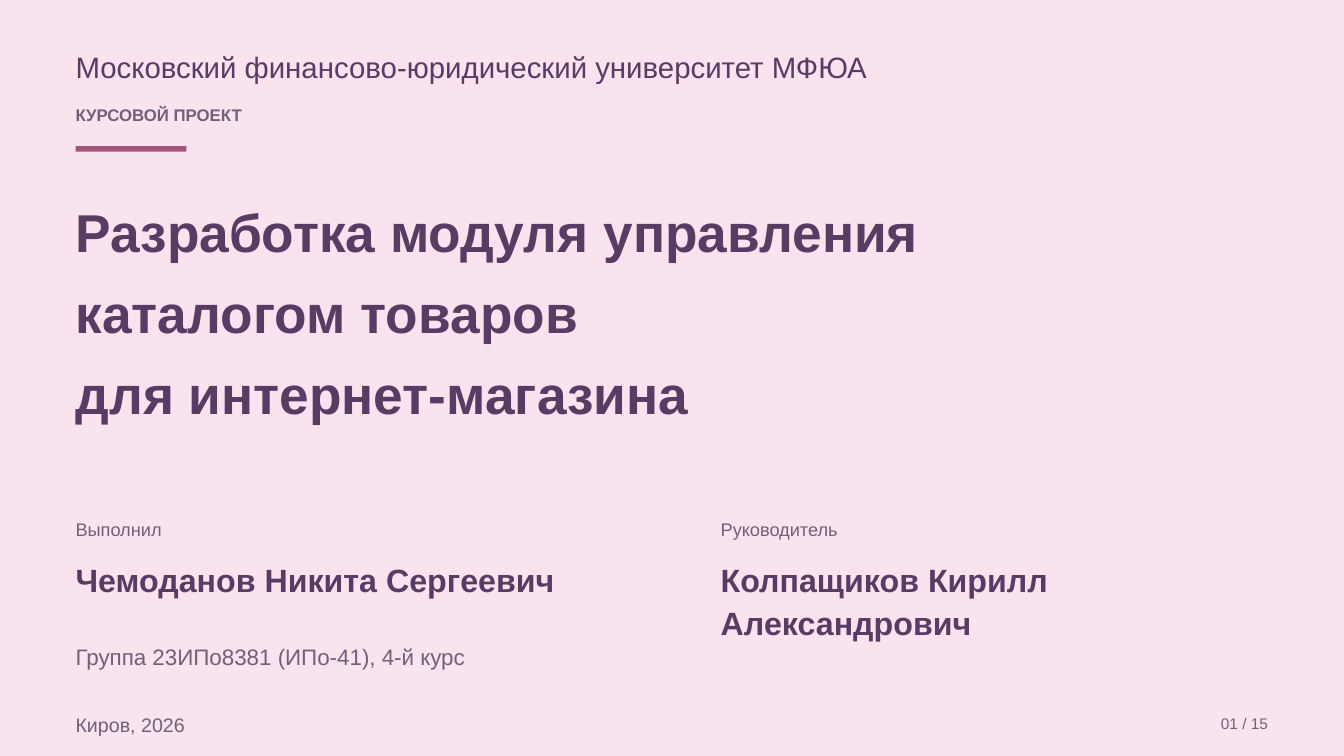
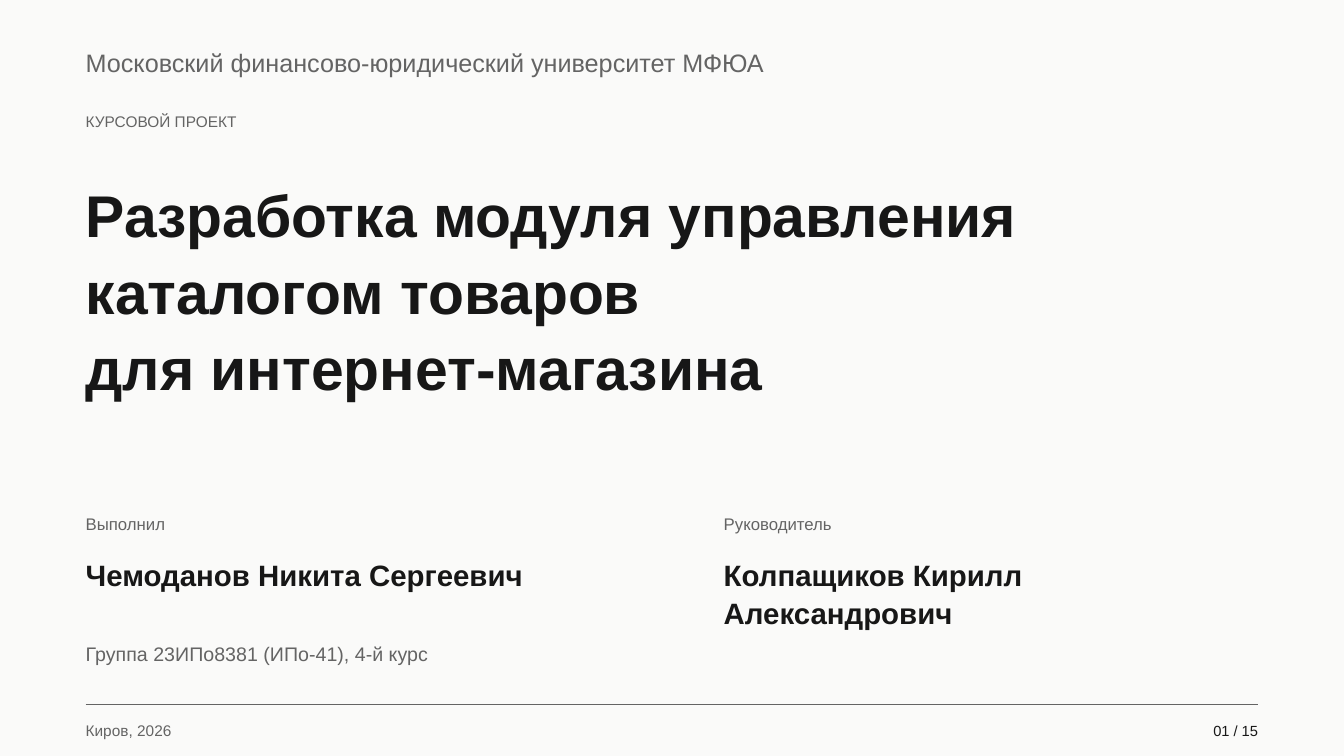
Before and after one commit to Koryza/kyyyyyrsach, a slide deck: slide 1 of docs/defense/catalog_defense.pptx. Drawn at 1344x756 pixels with LibreOffice and Linux fonts; fonts in the diff are those of the drawing. Boxes give left, top, right and bottom in pixels: in the first picture for what was removed or moved away, otherwise in the second. Text is boxed around its words. In the diff, an @@ line names an element or a change of style, - is before the commit and + after.

```diff
--- a/docs/defense/catalog_defense.pptx
+++ b/docs/defense/catalog_defense.pptx
@@ background #FFF8FC to #FAFAF9 @@
@@ rectangle removed at (0,0,1344,756) @@
@@ text "Московский финансово-юридический университет МФЮА": place and size @@
-text "Московский финансово-юридический университет МФЮА" at (76,56,867,84)
+text "Московский финансово-юридический университет МФЮА" at (86,53,763,77)
@@ text "Московский финансово-юридический университет МФЮА" at (86,53,763,77): size 21 to 18 pt, text colour #583C64 to #646464; line spacing 1.12 to 1.08; less space between paragraphs @@
@@ text "КУРСОВОЙ ПРОЕКТ": place and size @@
-text "КУРСОВОЙ ПРОЕКТ" at (76,108,242,121)
+text "КУРСОВОЙ ПРОЕКТ" at (86,115,237,127)
@@ text "КУРСОВОЙ ПРОЕКТ" at (86,115,237,127): size 12 to 11 pt, text colour #726078 to #646464, bold off; line spacing 1.12 to 1.08; less space between paragraphs @@
@@ rectangle removed at (76,146,187,152) @@
@@ text "Разработка модуля управления": place and size @@
-text "Разработка модуля управления" at (76,213,917,425)
+text "Разработка модуля управления" at (86,194,1016,401)
@@ text "Разработка модуля управления" at (86,194,1016,401): size 38 to 42 pt, text colour #583C64 to #171717; line spacing 1.12 to 1.08; less space between paragraphs @@
@@ text "Выполнил" at (86,518,166,530): size 13 to 12 pt, text colour #726078 to #646464; line spacing 1.12 to 1.08; less space between paragraphs @@
@@ text "Выполнил": place and size @@
-text "Выполнил" at (76,523,162,536)
+text "Выполнил" at (86,518,166,530)
@@ text "Руководитель" at (724,518,832,534): size 13 to 12 pt, text colour #726078 to #646464; line spacing 1.12 to 1.08; less space between paragraphs @@
@@ text "Чемоданов Никита Сергеевич" at (86,565,523,592): size 23 to 21 pt, text colour #583C64 to #171717; line spacing 1.12 to 1.08; less space between paragraphs @@
@@ text "Чемоданов Никита Сергеевич": place and size @@
-text "Чемоданов Никита Сергеевич" at (76,569,554,598)
+text "Чемоданов Никита Сергеевич" at (86,565,523,592)
@@ text "Колпащиков Кирилл Александрович" at (724,565,1022,630): size 23 to 21 pt, text colour #583C64 to #171717; line spacing 1.12 to 1.08; less space between paragraphs @@
@@ text "Группа 23ИПо8381 (ИПо-41), 4-й курс": place and size @@
-text "Группа 23ИПо8381 (ИПо-41), 4-й курс" at (76,648,465,670)
+text "Группа 23ИПо8381 (ИПо-41), 4-й курс" at (86,646,428,665)
@@ text "Группа 23ИПо8381 (ИПо-41), 4-й курс" at (86,646,428,665): size 16 to 14 pt, text colour #726078 to #646464; line spacing 1.12 to 1.08; less space between paragraphs @@
@@ line added from (86, 705) to (1258, 705), #646464 0.7 pt @@
@@ text "Киров, 2026": place and size @@
-text "Киров, 2026" at (76,718,185,736)
+text "Киров, 2026" at (86,725,171,739)
@@ text "Киров, 2026" at (86,725,171,739): size 14 to 11 pt, text colour #726078 to #646464; line spacing 1.12 to 1.08; less space between paragraphs @@
@@ text "01 / 15": place and size @@
-text "01 / 15" at (1221,718,1268,729)
+text "01 / 15" at (1213,725,1258,736)
@@ text "01 / 15" at (1213,725,1258,736): size 11 to 10.5 pt, text colour #726078 to #171717; line spacing 1.12 to 1.08; less space between paragraphs @@
```
Also in this commit, not shown: 14 other slides changed, 9 other files.
